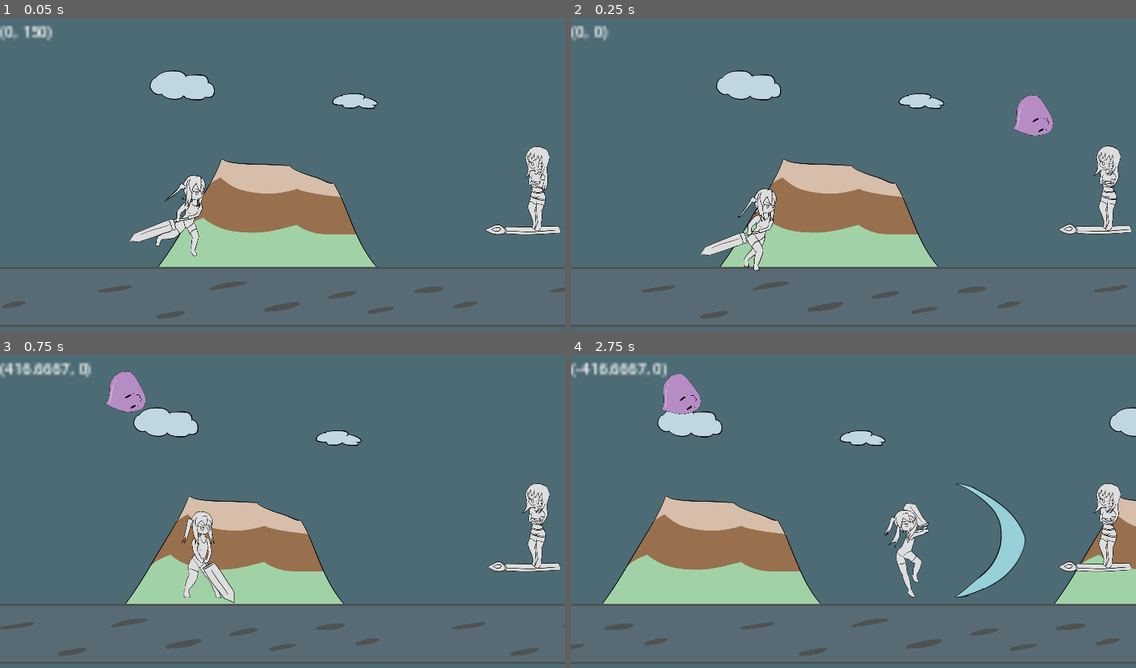
Above: before the commit, frames 1-4 (two rows, left to right).
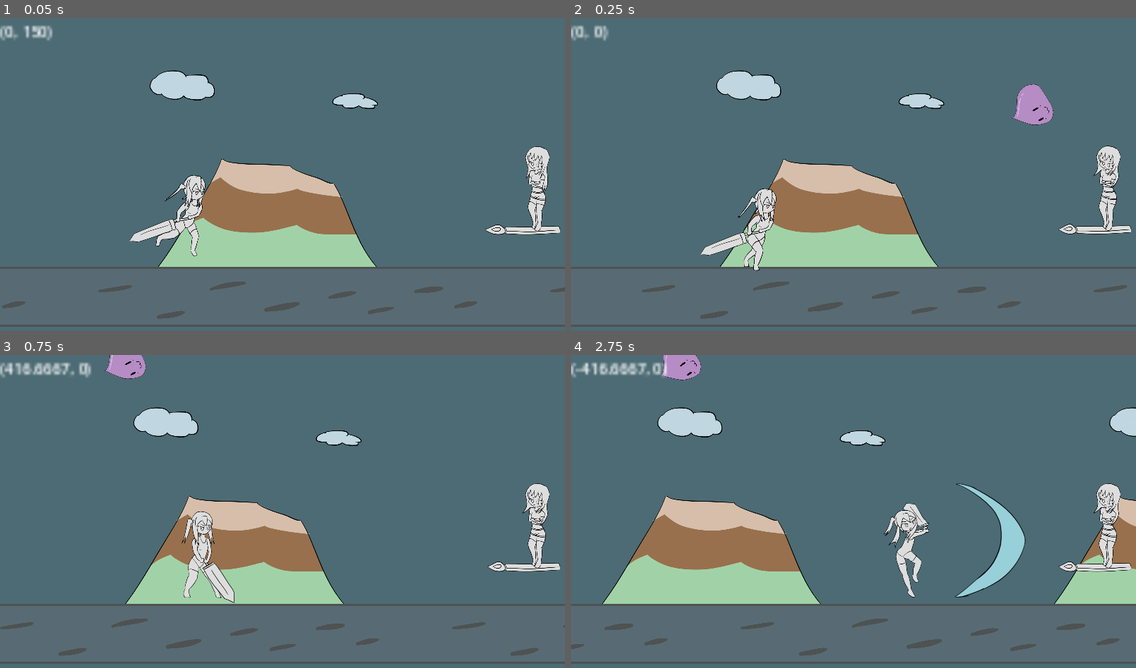
Above: after the commit, the same moments.

Repository: BeatMil/Animurun
Game: Godot game, scene res://scenes/forest.tscn
Two runs of this game, one before a commit and one after it. Both use one fixed random seed, a clock stepped at 60 frames per second and the inputs below.
Inputs:
- Up to frame 1 (0.05 s): no input
- Up to frame 2 (0.25 s): no input
- Up to frame 3 (0.75 s): hold D (move_right) from 0.53 s (still down); hold J (attack) from 0.53 s (still down)
- Up to frame 4 (2.75 s): tap Space (jump) at 0.77, 1.52 s; release J (attack) at 1.28 s; tap J (attack) at 1.35, 2.3 s; release D (move_right) at 2.03 s; hold A (move_left) from 2.03 s (still down); hold K (block) from 2.03 s (still down)

Frame 1 is identical in both runs. In frame 2, 0.5% of the frame differs, in the area x 78-86%, y 21-38%; in frame 3, 1.0%; in frame 4, 1.1%, in the area x 15-23%, y 0-19%.

Commit message:
Add camera_shake to super_hit_hitbox

Diff:
--- a/scenes/forest.tscn
+++ b/scenes/forest.tscn
@@ -1304,6 +1304,30 @@
 "update": 0,
 "values": [Vector2(0, 0)]
 }
+tracks/1/type = "value"
+tracks/1/imported = false
+tracks/1/enabled = true
+tracks/1/path = NodePath(".:position")
+tracks/1/interp = 1
+tracks/1/loop_wrap = true
+tracks/1/keys = {
+"times": PackedFloat32Array(0),
+"transitions": PackedFloat32Array(1),
+"update": 0,
+"values": [Vector2(960, 540)]
+}
+tracks/2/type = "value"
+tracks/2/imported = false
+tracks/2/enabled = true
+tracks/2/path = NodePath("Camera2D:zoom")
+tracks/2/interp = 1
+tracks/2/loop_wrap = true
+tracks/2/keys = {
+"times": PackedFloat32Array(0),
+"transitions": PackedFloat32Array(1),
+"update": 0,
+"values": [Vector2(0.8, 0.8)]
+}
 
 [sub_resource type="Animation" id="Animation_giwag"]
 resource_name = "shake"
@@ -1334,13 +1358,59 @@
 "transitions": PackedFloat32Array(1, 1, 1, 1, 1, 1, 1, 1, 1),
 "update": 0,
 "values": [Vector2(0, 0), Vector2(0, -30), Vector2(0, 0), Vector2(0, -30), Vector2(0, 0), Vector2(0, -10), Vector2(0, 0), Vector2(0, -10), Vector2(0, 0)]
+}
+
+[sub_resource type="Animation" id="Animation_xbyk0"]
+resource_name = "smol_shake_2"
+length = 0.2
+tracks/0/type = "value"
+tracks/0/imported = false
+tracks/0/enabled = true
+tracks/0/path = NodePath("Camera2D:position")
+tracks/0/interp = 1
+tracks/0/loop_wrap = true
+tracks/0/keys = {
+"times": PackedFloat32Array(0, 0.1, 0.2, 0.3, 0.4, 0.5, 0.6, 0.7, 0.8),
+"transitions": PackedFloat32Array(1, 1, 1, 1, 1, 1, 1, 1, 1),
+"update": 0,
+"values": [Vector2(0, 0), Vector2(0, -30), Vector2(0, 0), Vector2(0, -30), Vector2(0, 0), Vector2(0, -10), Vector2(0, 0), Vector2(0, -10), Vector2(0, 0)]
+}
+
+[sub_resource type="Animation" id="Animation_gff3c"]
+resource_name = "super_hit_zoom"
+length = 0.3
+tracks/0/type = "value"
+tracks/0/imported = false
+tracks/0/enabled = true
+tracks/0/path = NodePath(".:position")
+tracks/0/interp = 1
+tracks/0/loop_wrap = true
+tracks/0/keys = {
+"times": PackedFloat32Array(0, 0.3),
+"transitions": PackedFloat32Array(1, 1),
+"update": 0,
+"values": [Vector2(960, 540), Vector2(1200, 449)]
+}
+tracks/1/type = "value"
+tracks/1/imported = false
+tracks/1/enabled = true
+tracks/1/path = NodePath("Camera2D:zoom")
+tracks/1/interp = 1
+tracks/1/loop_wrap = true
+tracks/1/keys = {
+"times": PackedFloat32Array(0, 0.3),
+"transitions": PackedFloat32Array(1, 1),
+"update": 0,
+"values": [Vector2(0.8, 0.8), Vector2(1, 1)]
 }
 
 [sub_resource type="AnimationLibrary" id="AnimationLibrary_bkvre"]
 _data = {
 "RESET": SubResource("Animation_8j0fk"),
 "shake": SubResource("Animation_giwag"),
-"smol_shake": SubResource("Animation_yuk7d")
+"smol_shake": SubResource("Animation_yuk7d"),
+"smol_shake_2": SubResource("Animation_xbyk0"),
+"super_hit_zoom": SubResource("Animation_gff3c")
 }
 
 [node name="Forest" type="Node"]
--- a/scripts/forest.gd
+++ b/scripts/forest.gd
@@ -356,7 +356,7 @@
 	slime.position = $"Markers/EnemySpawnPos2".position
 
 	add_child(slime)
-	slime.throw_slime(Vector2(-3000, -2500))
+	slime.throw_slime(Vector2(-3000, -2700))
 
 
 func smol_shake() -> void:
--- a/scripts/hitbox.gd
+++ b/scripts/hitbox.gd
@@ -16,6 +16,7 @@
 
 		if body.is_boom_slime: # Big cinematic scene XD
 			body.activate_boom()
+			$"../../CameraWrap/CameraPlayer".play("super_hit_zoom")
 		elif body.is_speed_slime:
 			body.apply_impulse(Vector2(4000, -2000))
 			body.apply_torque_impulse(100000)
--- a/scripts/slime.gd
+++ b/scripts/slime.gd
@@ -45,7 +45,7 @@
 
 
 func activate_boom_then(): # hitbox.gd run this
-	self.apply_impulse(Vector2(2000, 1000))
+	self.apply_impulse(Vector2(2200, 1000))
 	spawn_blue_spark()
 	await get_tree().create_timer(0.1, false).timeout
 	self.apply_torque_impulse(100000)
--- a/scripts/super_hit_hitbox.gd
+++ b/scripts/super_hit_hitbox.gd
@@ -4,6 +4,7 @@
 func _on_body_entered(body):
 	if body.is_in_group("slime"):
 		body.activate_boom_then()
+		$"../CameraWrap/CameraPlayer".play("smol_shake_2")
 
 
 func _on_timer_timeout():
Not shown: 1 places in scenes/forest.tscn that only renumber resources
